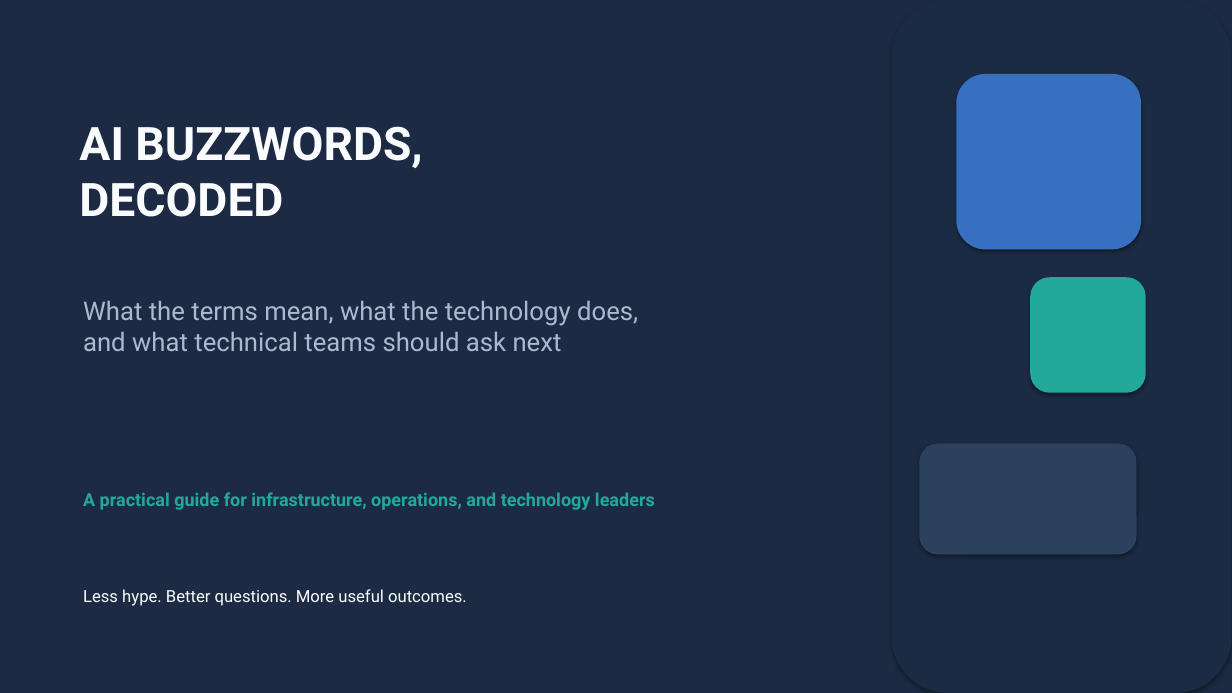
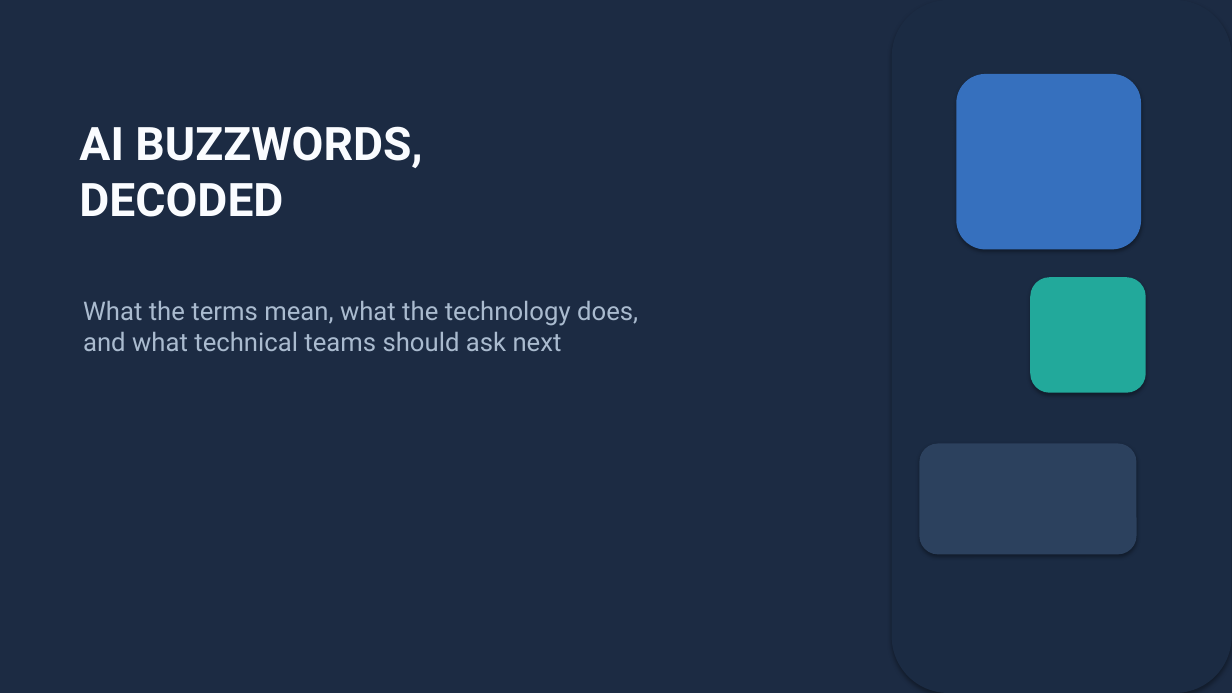
Before and after one commit to jpsider/Invoke-Automation, a slide deck: slide 4 of VMUG/Connect_FL_2026/VIAdmin_AI_Buzzwords_Consistent_Styling.pptx (slide 11 before the commit). Drawn at 1232x693 pixels with LibreOffice and Linux fonts; fonts in the diff are those of the drawing. Boxes give left, top, right and bottom in pixels: in the first picture for what was removed or moved away, otherwise in the second. Text is boxed around its words. In the diff, an @@ line names an element or a change of style, - is before the commit and + after.

Commit message:
cleaned up some random text

```diff
--- a/VMUG/Connect_FL_2026/VIAdmin_AI_Buzzwords_Consistent_Styling.pptx
+++ b/VMUG/Connect_FL_2026/VIAdmin_AI_Buzzwords_Consistent_Styling.pptx
@@ text removed at box(83, 492, 655, 510) @@
-A practical guide for infrastructure, operations, and technology leaders
@@ text removed at box(83, 589, 467, 606) @@
-Less hype. Better questions. More useful outcomes.
```
Also in this commit, not shown: 23 other slides changed, 7 slides removed.
